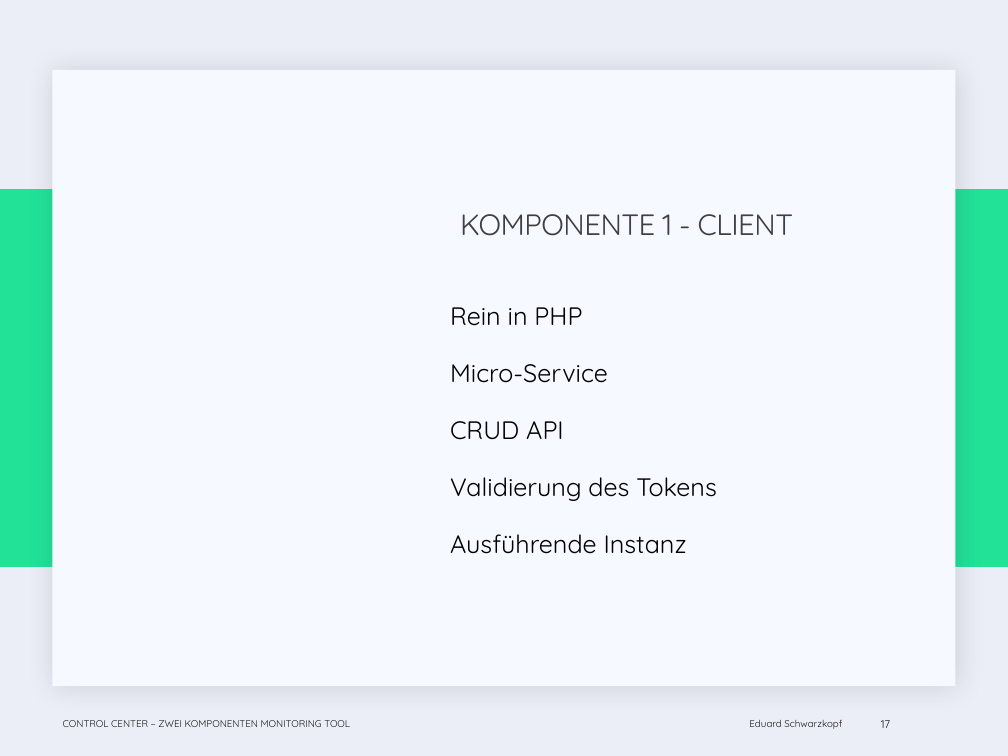
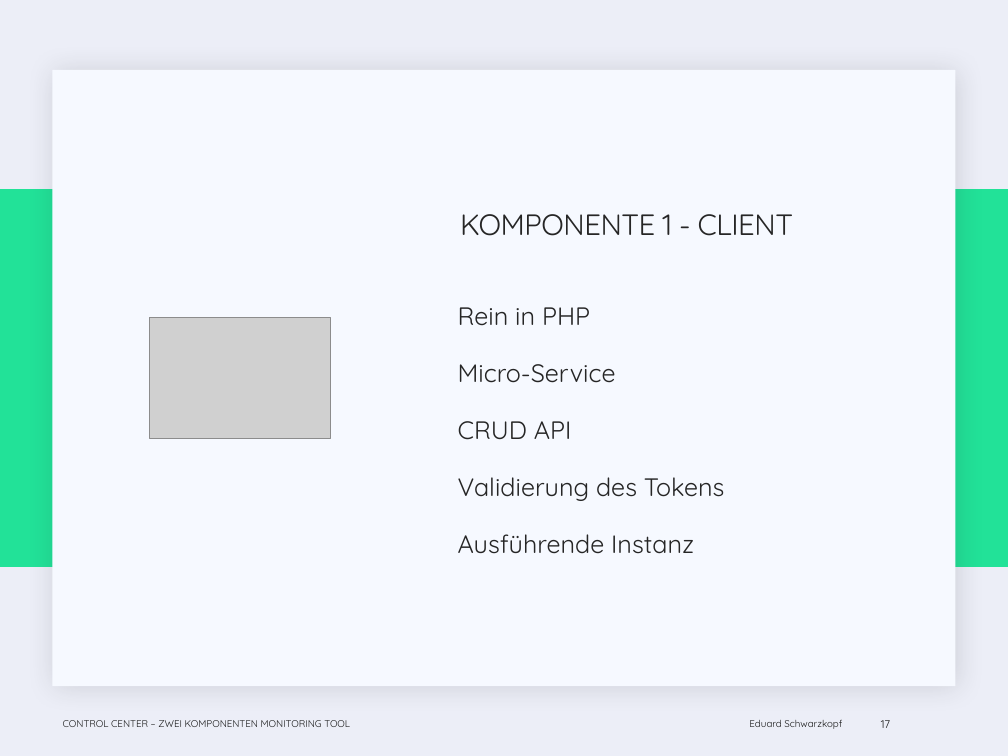
Before and after one commit to EduardSchwarzkopf/Abschlusspr-sentation, a slide deck: slide 17 of Abschluss_präsi.pptx. Drawn at 1008x756 pixels with LibreOffice and Linux fonts; fonts in the diff are those of the drawing; grey boxes stand for pictures; background and template pictures are left out. Boxes give left, top, right and bottom in pixels: in the first picture for what was removed or moved away, otherwise in the second. Text is boxed around its words. In the diff, an @@ line names an element or a change of style, - is before the commit and + after.

```diff
--- a/Abschluss_präsi.pptx
+++ b/Abschluss_präsi.pptx
@@ title "KOMPONENTE 1 - CLIENT" at [460, 214, 793, 236]: text colour #404040 to #262626 @@
@@ text "Rein in PHP" at [458, 307, 725, 554]: text colour #000000 to #262626; bullet none to   @@
@@ picture added at [149, 318, 330, 438] @@
```
Also in this commit, not shown: 19 other slides changed, 1 slide removed.
